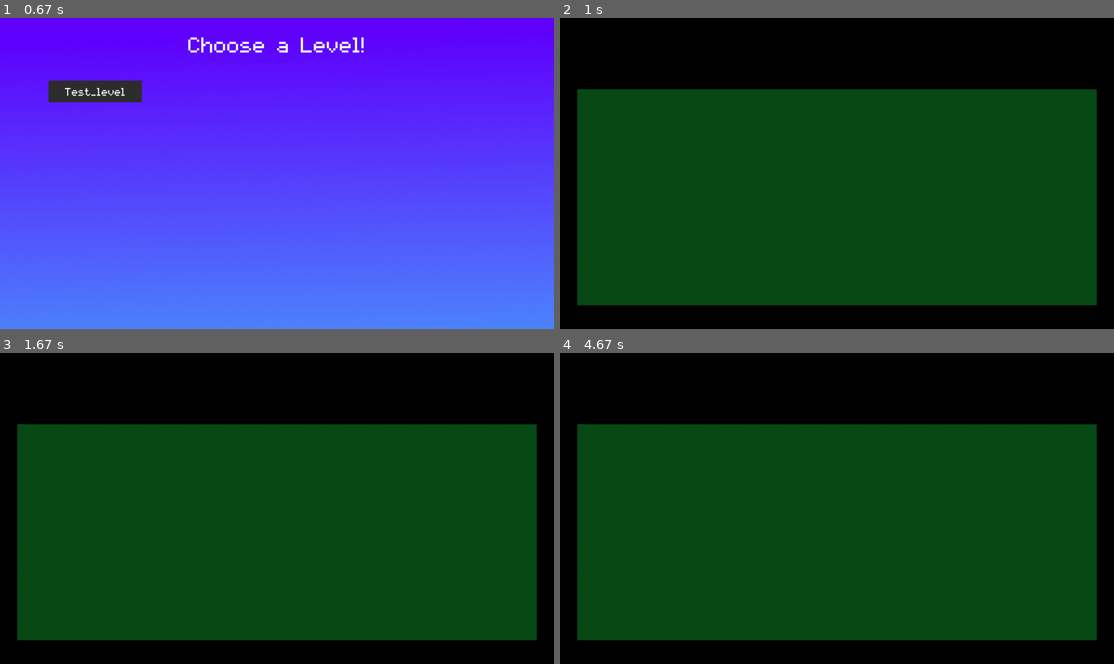
Above: before the commit, frames 1-4 (two rows, left to right).
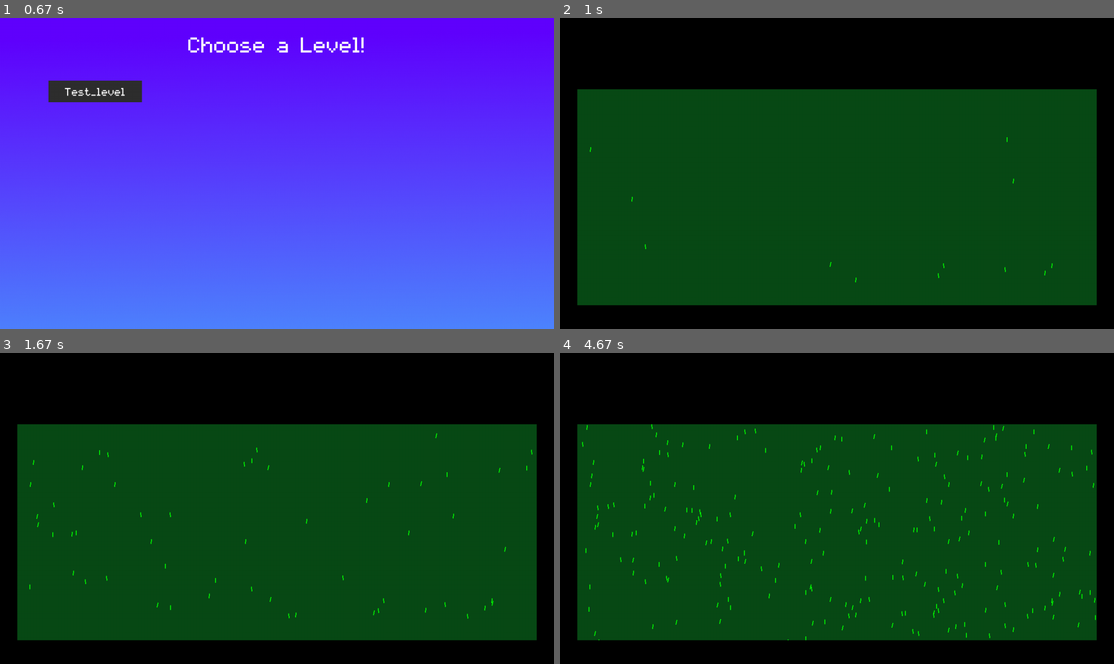
Above: after the commit, the same moments.

Repository: Acaippa/pygame-lawnmower
Game: pygame game, started from ver 0.3/main.py
The game is run twice, just before and just after one commit, with the same random seed, the same clock (stepped at 60 frames per second) and the same inputs.
Inputs (mouse positions are in pixels of both pictures, inside the frame that each line leads up to):
- Up to frame 1 (0.67 s): click (277, 105) at 0.38 s
- Up to frame 2 (1 s): click (654, 92) at 0.72 s
- Up to frame 3 (1.67 s): no input
- Up to frame 4 (4.67 s): no input

Frame 1 is identical in both runs. In frame 2, less than 0.1% of the frame differs, in the area x 5-89%, y 38-85%; in frame 3, 0.2%; in frame 4, 0.9%, in the area x 3-97%, y 22-93%.

Commit message:
Make grass spawn on one grid and make the grid be drawn onto the ground surface

Diff:
--- a/ver 0.3/game.py
+++ b/ver 0.3/game.py
@@ -1,7 +1,7 @@
 import pygame
 from modules.states.main_menu import *
 from modules.states.game_mode_menu import *
-from modules.states.levels.test_level import*
+from modules.states.levels.test_level import *
 
 class Game:
 	def __init__(self, display):
--- a/ver 0.3/modules/game/grass.py
+++ b/ver 0.3/modules/game/grass.py
@@ -18,8 +18,6 @@
 
 		self.color = kwargs.get("color", "#00ff00")
 
-		self.grid = Grid(self)
-
 	def update(self, dt):
 		self.delta_time = dt
 
--- a/ver 0.3/modules/game/grid.py
+++ b/ver 0.3/modules/game/grid.py
@@ -5,7 +5,15 @@
 	def __init__(self, parent, **kwargs):
 		self.parent = parent # Ground.py
 
+		self.display_surface = parent.surface
+
 		self.pos = kwargs.get("pos", (0, 0))
+
+		self.size = kwargs.get("size", (0, 0))
+
+		self.rect = pygame.Rect(self.pos, self.size)
+
+		self.surface = pygame.Surface(self.size, pygame.SRCALPHA)
 
 		self.grass_list = []
 
@@ -16,6 +24,11 @@
 
 		self.update_grass()
 
+		self.draw()
+
 	def update_grass(self):
 		for grass in self.grass_list:
-			grass.update()
+			grass.update(self.delta_time)
+
+	def draw(self):
+		self.display_surface.blit(self.surface, (self.pos))
--- a/ver 0.3/modules/game/ground.py
+++ b/ver 0.3/modules/game/ground.py
@@ -1,6 +1,8 @@
 import pygame
 from modules.game.grass import*
 from modules.game.grid import*
+from modules.states.levels.test_level_settings import*
+import random
 
 class Ground:
 	def __init__(self, level):
@@ -22,14 +24,42 @@
 
 		self.pos = (self.margin_x, self.margin_y * 1.5)
 
-		self.grid = Grid(self)
+		self.grid_list = []
+
+		self.make_grids()
 
 	def update(self, dt):
 		self.delta_time = dt
 
-		self.grid.update(dt)
+		self.spawn_grass()
+
+		self.update_grids()
 
 		self.draw()
 
 	def draw(self):
 		self.display_surface.blit(self.surface, self.pos)
+
+	def make_grids(self):
+		grid_amount_x, grid_amount_y = int(GRID.split("x")[0]), int(GRID.split("x")[1])
+
+		w, h = self.display_surface.get_size()
+
+		grid_size_x, grid_size_y = w / grid_amount_x, h / grid_amount_y
+
+		for y in range(grid_amount_y):
+			for x in range(grid_amount_x):
+				self.grid_list.append(Grid(self, pos=(grid_size_x * x, grid_size_y * y), size=(grid_size_x, grid_size_y)))
+
+	def update_grids(self):
+		for grid in self.grid_list:
+			grid.update(self.delta_time)
+
+	def spawn_grass(self):
+		w, h = self.display_surface.get_size()
+
+		x, y = random.randint(0, self.pos[0] + w), random.randint(0, self.pos[1] + h)
+
+		for grid in self.grid_list:
+			if grid.rect.collidepoint((x, y)):
+				grid.grass_list.append(Grass(grid, pos=(x, y)))
